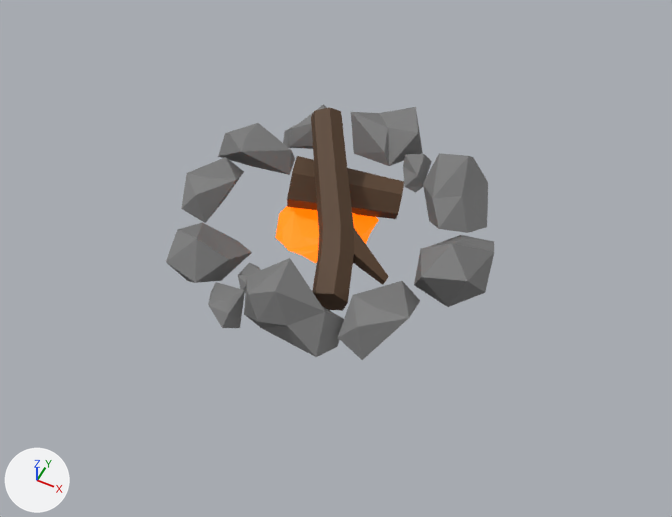
Renders of the FBX model res/campfire.fbx from each side of a commit.
Rendered twice from a camera (50 mm lens) standing at (1.4, -2.81, 3.36) and looking at (0.08, -0.17, 0.05). The lights are fixed; the arrows at lower left show +X, +Y and +Z.

Script lines for the objects in view, before the commit:
```python
ob_cylinder = bpy.data.objects.new('Cylinder', me_cylinder)
ob_cylinder.location = (-0.005, -0.021, 0.229)
ob_cylinder.rotation_euler = (0.593, -1.02, -1.682)  # degrees (34, -58, -96)
ob_cylinder.scale = (0.858, 0.858, 0.858)
ob_cylinder_001 = bpy.data.objects.new('Cylinder.001', me_cylinder_001)
ob_cylinder_001.location = (-0.053, 0.2, 0.108)
ob_cylinder_001.rotation_euler = (0.365, 1.43, -2.469)  # degrees (21, 82, -141)
ob_cylinder_001.scale = (1.47, 1.47, 0.491)
ob_icosphere_001 = bpy.data.objects.new('Icosphere.001', me_icosphere_001)
ob_icosphere_001.location = (-0.684, -0.109, 0.09)
ob_icosphere_001.rotation_euler = (-1.41, -3.142, 0.146)  # degrees (-81, -180, 8.4)
ob_icosphere_001.scale = (0.723, 0.723, 0.723)
ob_icosphere_003 = bpy.data.objects.new('Icosphere.003', me_icosphere_003)
ob_icosphere_003.location = (-0.033, -0.556, 0.123)
ob_icosphere_003.rotation_euler = (-1.895, -0.0529, -1.641)  # degrees (-109, -3, -94)
ob_icosphere_003.scale = (0.826, 0.826, 0.826)
ob_icosphere_005 = bpy.data.objects.new('Icosphere.005', me_icosphere_005)
ob_icosphere_005.location = (0.425, 0.516, 0.104)
ob_icosphere_005.rotation_euler = (-0.914, -0.532, -2.721)  # degrees (-52, -30, -156)
ob_icosphere_005.scale = (0.908, 0.908, 0.908)
ob_icosphere_006 = bpy.data.objects.new('Icosphere.006', me_icosphere_006)
ob_icosphere_006.location = (0.4, -0.488, 0.081)
ob_icosphere_006.rotation_euler = (-1.41, -3.142, -0.116)  # degrees (-81, -180, -6.6)
ob_icosphere_006.scale = (0.769, 0.769, 0.769)
ob_icosphere_009 = bpy.data.objects.new('Icosphere.009', me_icosphere_009)
ob_icosphere_009.location = (-0.741, 0.305, 0.089)
ob_icosphere_009.rotation_euler = (1.732, 0.0, 1.782)  # degrees (99, 0, 102)
ob_icosphere_009.scale = (0.733, 0.733, 0.733)
ob_icosphere_010 = bpy.data.objects.new('Icosphere.010', me_icosphere_010)
ob_icosphere_010.location = (-0.211, -0.668, 0.05)
ob_icosphere_010.rotation_euler = (1.732, 0.0, -2.287)  # degrees (99, 0, -131)
ob_icosphere_010.scale = (0.464, 0.464, 0.464)
ob_icosphere_012 = bpy.data.objects.new('Icosphere.012', me_icosphere_012)
ob_icosphere_012.location = (-0.099, 0.027, -0.02)
ob_icosphere_012.rotation_euler = (0.127, 0.0491, -3.12)  # degrees (7.3, 2.8, -179)
ob_icosphere_012.scale = (1.32, 1.29, 0.245)
# also in view: 'Icosphere.007' at (-0.48, -0.42, 0.09); 'Icosphere.004' at (-0.44, 0.57, 0.08); 'Icosphere.002' at (0.6, 0.05, 0.11); 'Icosphere.008' at (0.17, 0.56, 0.05); 'Icosphere' at (-0.06, 0.72, 0.08)
```
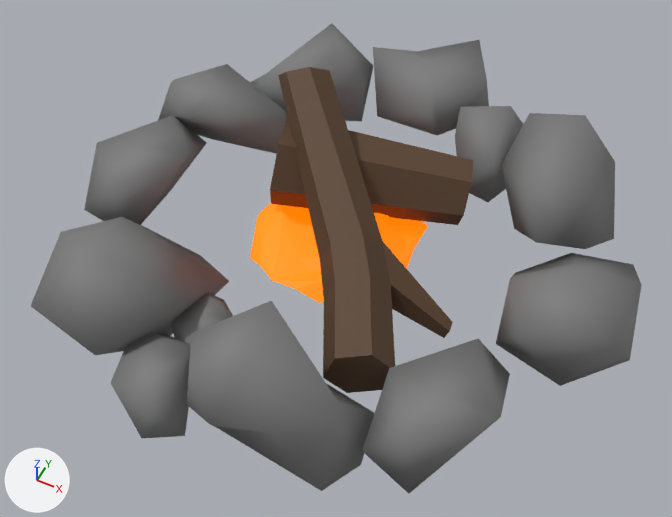
What changed in the scene script:
```text
Change me_cylinder:
    where me_cylinder.from_pydata(...)  # 28 vertices, 24 faces; spans x -0.144..0.128, y -0.168..0.239, z -0.579..0.555
    used by ob_cylinder; location = (-0.005, -0.021, 0.229); rotation_euler = (0.593, -1.02, -1.682), in degrees (34, -58, -96); scale = (0.858, 0.858, 0.858)
    me_cylinder part 1
    me_cylinder.vertices[1].co: (0.0, 0.09, 0.555) -> (0.002, 0.081, 0.516)  # pixel (341, 111) -> pixel (329, 70)
    me_cylinder.vertices[3].co: (0.078, 0.045, 0.555) -> (0.062, 0.021, 0.508)  # pixel (329, 107) -> pixel (309, 66)
    me_cylinder.vertices[5].co: (0.078, -0.045, 0.555) -> (0.062, -0.057, 0.515)  # pixel (314, 110) -> pixel (286, 71)
Change ob_icosphere_003:
    ob_icosphere_003.location: (-0.033, -0.556, 0.123) -> (0.079, -1.009, 0.192)
    ob_icosphere_003.scale: (0.826, 0.826, 0.826) -> (1.41, 1.41, 1.41)
Change ob_cylinder:
    ob_cylinder.location: (-0.005, -0.021, 0.229) -> (0.07, -0.104, 0.313)
    ob_cylinder.rotation_euler: (0.593, -1.02, -1.682) -> (0.672, -1.2, -1.581)  # degrees (34, -58, -96) -> degrees (39, -69, -91)
    ob_cylinder.scale: (0.858, 0.858, 0.858) -> (1.47, 1.47, 1.47)
Change ob_icosphere_010:
    ob_icosphere_010.location: (-0.211, -0.668, 0.05) -> (-0.226, -1.201, 0.067)
    ob_icosphere_010.scale: (0.464, 0.464, 0.464) -> (0.992, 0.992, 0.992)
Change ob_icosphere:
    ob_icosphere.location: (-0.039, 0.758, 0.09) -> (0.042, 1.24, 0.131)
    ob_icosphere.scale: (1.08, 0.788, 1.08) -> (1.85, 1.35, 1.85)
Change ob_icosphere_004:
    ob_icosphere_004.location: (-0.384, 0.612, 0.07) -> (-0.522, 0.991, 0.102)
    ob_icosphere_004.scale: (0.564, 0.564, 0.564) -> (1.26, 1.26, 1.26)
Change ob_icosphere_001:
    ob_icosphere_001.location: (-0.684, -0.109, 0.09) -> (-1.035, -0.242, 0.136)
    ob_icosphere_001.scale: (0.723, 0.723, 0.723) -> (1.36, 1.36, 1.36)
Change ob_cylinder_001:
    ob_cylinder_001.location: (-0.053, 0.2, 0.108) -> (0.046, 0.286, 0.167)
    ob_cylinder_001.scale: (1.47, 1.47, 0.491) -> (2.52, 2.52, 0.84)
Change ob_icosphere_006:
    ob_icosphere_006.location: (0.4, -0.488, 0.081) -> (0.821, -0.892, 0.121)
    ob_icosphere_006.scale: (0.769, 0.769, 0.769) -> (1.32, 1.32, 1.32)
Change ob_icosphere_009:
    ob_icosphere_009.location: (-0.741, 0.305, 0.089) -> (-1.134, 0.466, 0.135)
    ob_icosphere_009.scale: (0.733, 0.733, 0.733) -> (1.34, 1.34, 1.34)
Change ob_icosphere_007:
    ob_icosphere_007.location: (-0.485, -0.462, 0.069) -> (-0.695, -0.847, 0.099)
    ob_icosphere_007.scale: (0.878, 0.878, 0.878) -> (1.87, 1.87, 1.87)
Change ob_icosphere_012:
    ob_icosphere_012.location: (-0.099, 0.027, -0.02) -> (-0.034, -0.01, -0.053)
    ob_icosphere_012.scale: (1.32, 1.29, 0.245) -> (2.27, 2.21, 0.42)
Change ob_icosphere_002:
    ob_icosphere_002.location: (0.597, -0.016, 0.097) -> (1.158, -0.084, 0.147)
    ob_icosphere_002.scale: (1.0, 1.0, 1.0) -> (1.71, 1.71, 1.71)
Change ob_icosphere_005:
    ob_icosphere_005.location: (0.425, 0.516, 0.104) -> (0.863, 0.828, 0.16)
    ob_icosphere_005.scale: (0.908, 0.908, 0.908) -> (1.56, 1.56, 1.56)
Change ob_icosphere_011:
    ob_icosphere_011.location: (-0.221, -0.472, 0.034) -> (-0.243, -0.864, 0.039)
    ob_icosphere_011.scale: (0.315, 0.315, 0.315) -> (0.73, 0.73, 0.73)
Change ob_icosphere_008:
    ob_icosphere_008.location: (0.16, 0.605, 0.047) -> (0.409, 0.98, 0.062)
    ob_icosphere_008.scale: (0.364, 0.364, 0.364) -> (0.922, 0.922, 0.922)
```

Boxes [x1, y1, x2, y2] around the edits, measured in the pictures (672 x 517 px; the box of a moved part takes in the faces that stretch with it):
'Icosphere.003', moved, rescaled (86% wider, 91% taller)
    before: [244, 258, 344, 357]
    after: [187, 301, 374, 491]
'Cylinder', reshaped, moved, turned, rescaled
    before: [311, 107, 389, 311]
    after: [278, 67, 453, 393]
'Icosphere.007', moved, rescaled (129% wider, 128% taller)
    before: [166, 223, 252, 283]
    after: [31, 217, 229, 355]
'Icosphere.002', moved, rescaled (80% wider, 84% taller)
    before: [414, 235, 494, 307]
    after: [496, 253, 641, 386]
'Icosphere.006', moved, rescaled (80% wider, 94% taller)
    before: [338, 281, 420, 360]
    after: [362, 339, 510, 493]
'Icosphere.005', moved, rescaled (74% wider, 69% taller)
    before: [423, 153, 488, 233]
    after: [501, 113, 615, 249]
'Cylinder.001', moved, rescaled (73% wider, 72% taller)
    before: [287, 156, 404, 219]
    after: [270, 116, 473, 225]
'Icosphere', moved, rescaled (60% wider, 62% taller)
    before: [351, 107, 423, 166]
    after: [373, 40, 489, 136]
'Icosphere.001', moved, rescaled
    before: [181, 157, 244, 223]
    after: [84, 115, 207, 225]
'Icosphere.009', moved, rescaled (67% wider, 72% taller)
    before: [218, 123, 295, 175]
    after: [158, 64, 287, 154]
'Icosphere.010', moved, rescaled
    before: [208, 282, 245, 328]
    after: [111, 333, 190, 438]
'Icosphere.012', moved, rescaled (70% wider, 74% taller)
    before: [275, 206, 379, 263]
    after: [250, 203, 428, 303]
'Icosphere.004', moved, rescaled (103% wider, 117% taller)
    before: [283, 104, 343, 149]
    after: [250, 23, 373, 122]
'Icosphere.008', moved, rescaled (130% wider, 149% taller)
    before: [403, 154, 432, 192]
    after: [455, 106, 523, 202]
'Icosphere.011', moved, rescaled
    before: [238, 262, 261, 293]
    after: [171, 293, 233, 345]
part 1 of me_cylinder, moved or reshaped
    before: [311, 107, 354, 233]
    after: [278, 67, 382, 258]
